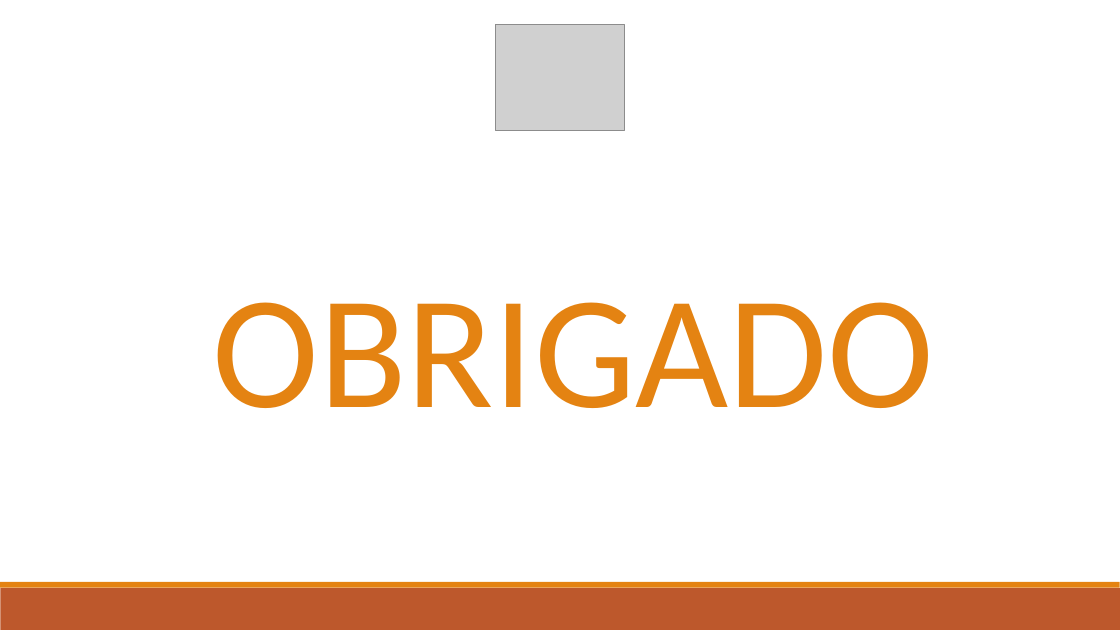
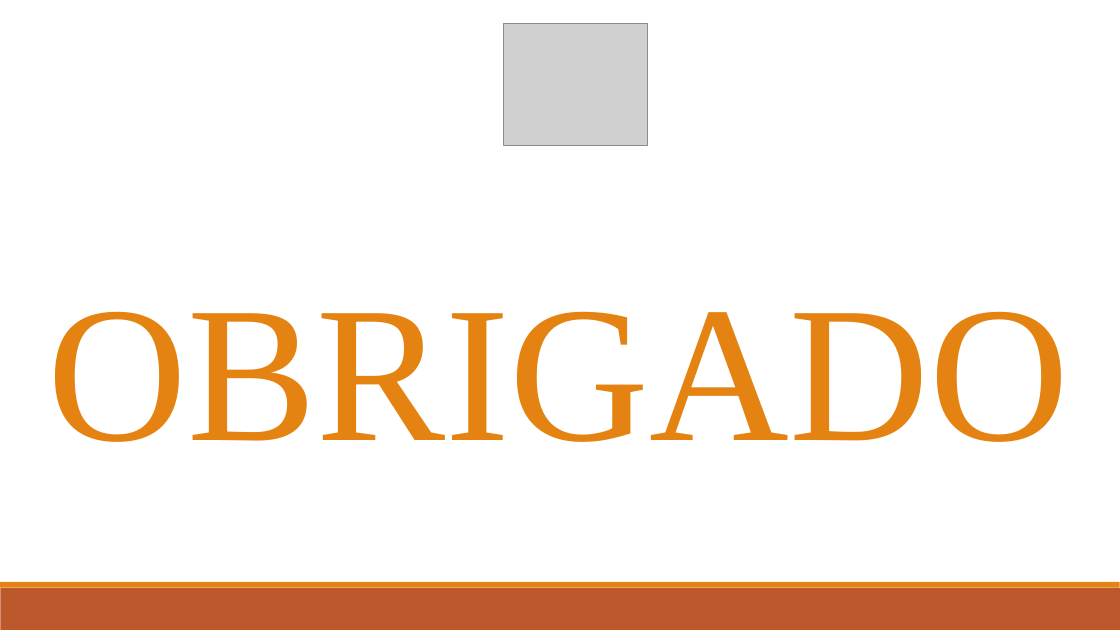
Before and after one commit to domingosjadriano/Projectos-Academicos, a slide deck: slide 18 of Proj Nguidi Biana/Monografia/Apresentação_NguiBianAnjo.pptx. Drawn at 1120x630 pixels with LibreOffice and Linux fonts; fonts in the diff are those of the drawing; grey boxes stand for pictures. Boxes give left, top, right and bottom in pixels: in the first picture for what was removed or moved away, otherwise in the second. Text is boxed around its words. In the diff, an @@ line names an element or a change of style, - is before the commit and + after.

```diff
--- a/Proj Nguidi Biana/Monografia/Apresentação_NguiBianAnjo.pptx
+++ b/Proj Nguidi Biana/Monografia/Apresentação_NguiBianAnjo.pptx
@@ picture: place and size @@
-picture at bbox=[496, 24, 624, 130]
+picture at bbox=[503, 24, 648, 145]
@@ text "OBRIGADO": place and size @@
-text "OBRIGADO" at bbox=[213, 302, 935, 408]
+text "OBRIGADO" at bbox=[48, 311, 1070, 442]
@@ text "OBRIGADO" at bbox=[48, 311, 1070, 442]: size 138 to 166 pt, font Calibri to Times New Roman @@
```
Also in this commit, not shown: 6 other slides changed, 3 other files.
